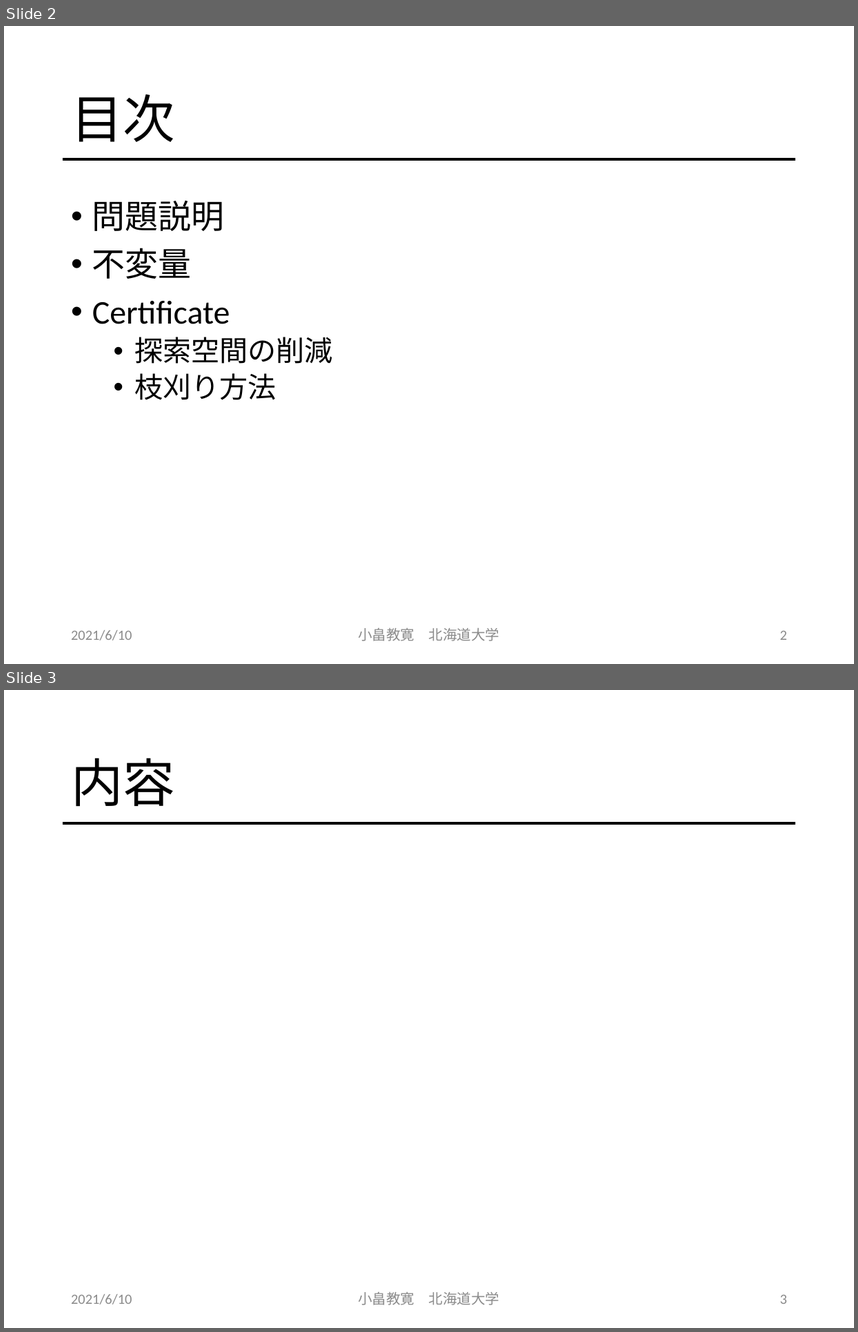
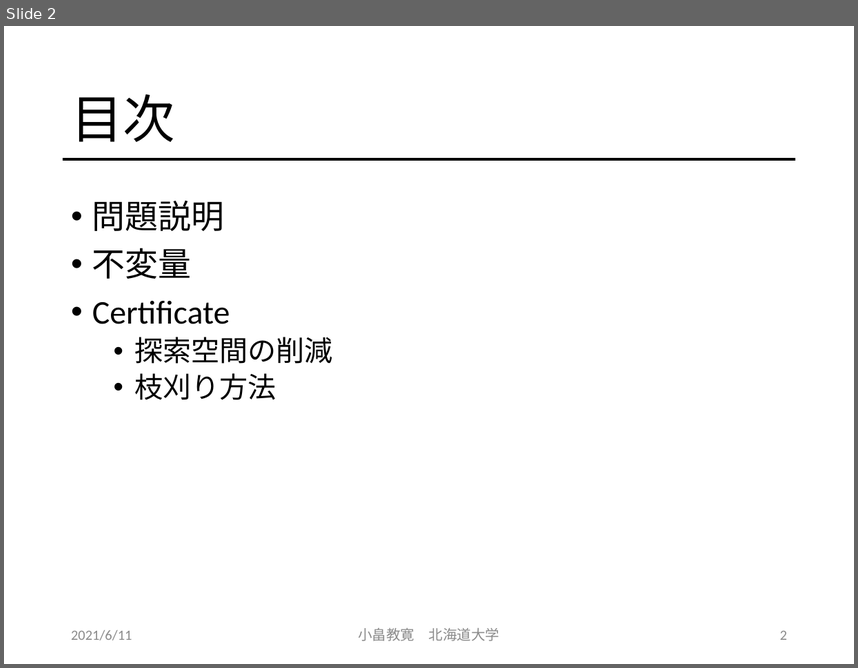
Before and after one commit to obatakyoukan/isomorphism, a slide deck: Isomorphism.pptx. Shown one above the other, each under a label of ours: slides 2 and 3 before the commit, slide 2 after it. The pictures are 858x1332 and 858x668 pixels, drawn with LibreOffice and Linux fonts; fonts in the diff are those of the drawing. Boxes give left, top, right and bottom in pixels: in the first picture for what was removed or moved away, otherwise in the second. Text is boxed around its words. In the diff, an @@ line names an element or a change of style, - is before the commit and + after.

Commit message:
modify

```diff
--- a/Isomorphism.pptx
+++ b/Isomorphism.pptx
@@ slide 3 removed at box(4, 690, 854, 1328), background #FFFFFF; not listed: 1 template element that a slide beside it also shows @@
@@ title removed at box(71, 758, 175, 807) @@
-内容
@@ text removed at box(71, 1294, 132, 1304) @@
-2021/6/10
@@ text removed at box(358, 1292, 500, 1305) @@
-小畠教寛 北海道大学
@@ page number removed at box(780, 1294, 787, 1303) @@
-3
@@ slide 2 changed as well @@
@@ text at box(71, 630, 132, 640): text changed @@
-2021/6/10
+2021/6/11
```
Also in this commit, not shown: 36 other slides changed.
